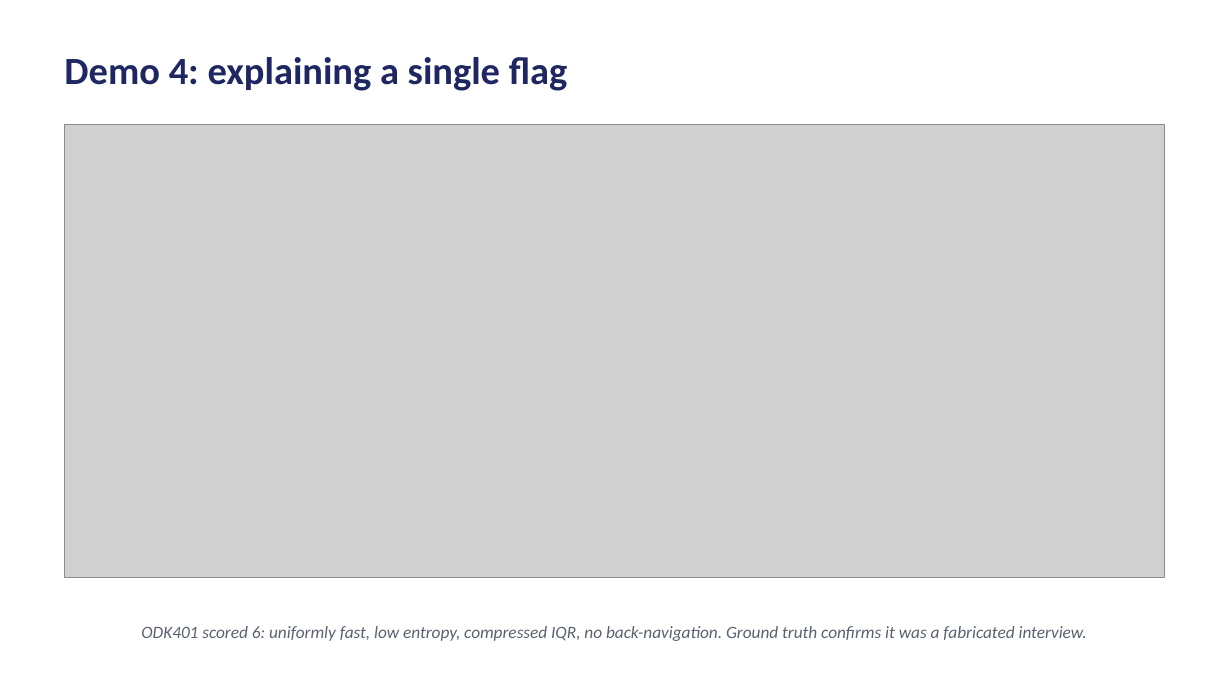
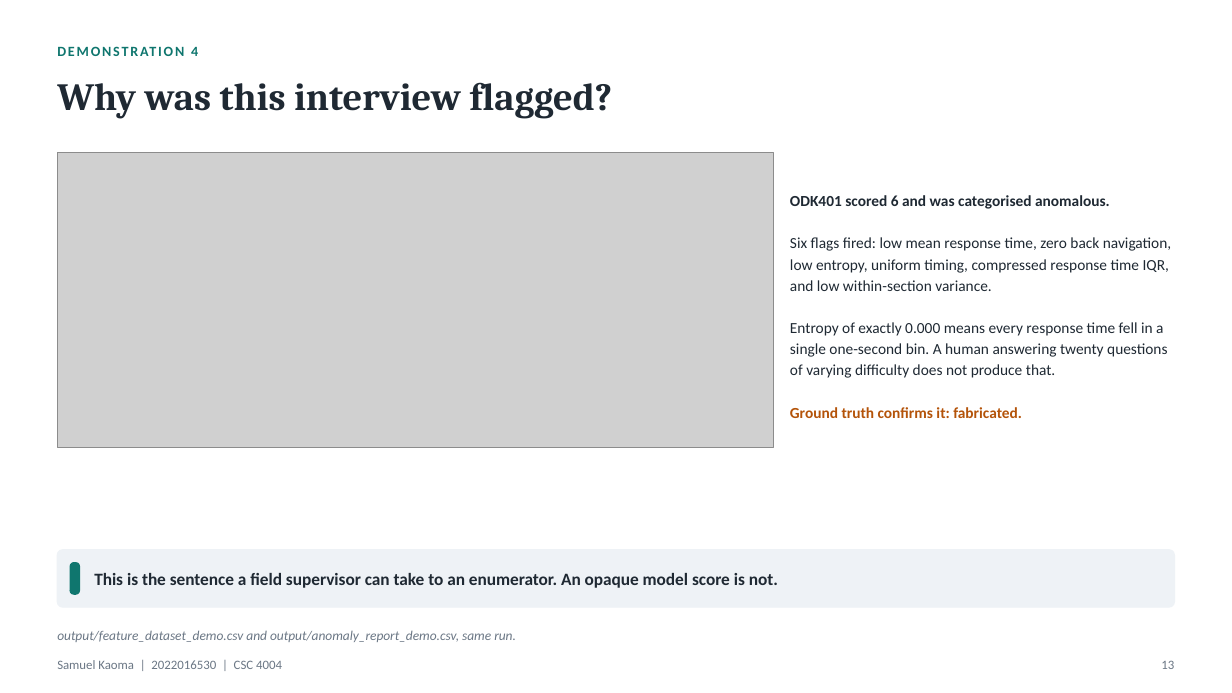
Before and after one commit to Samuelkaoma-eng/SKACE-TIME-DATA, a slide deck: slide 13 of docs/deliverables/Kaoma_Paradata_Presentation.pptx. Drawn at 1232x693 pixels with LibreOffice and Linux fonts; fonts in the diff are those of the drawing; grey boxes stand for pictures. Boxes give left, top, right and bottom in pixels: in the first picture for what was removed or moved away, otherwise in the second. Text is boxed around its words. In the diff, an @@ line names an element or a change of style, - is before the commit and + after.

Commit message:
Track the presentation's demo panels and the parity pipeline outputs
The presentation grew to 31 slides with five demo panels drawn from a live
pipeline run; the panels and the script that draws them are now committed
alongside it. The platform parity run's per-interview pipeline outputs are
tracked, as the robustness round's already are, while the inputs it
regenerates under data/platform_parity/ and the demo run's outputs are
ignored. The handwritten signature used by the Word build stays out of
version control.

The README now describes the report's appendices as A to F and names the
commands that rebuild its figures and Word files.

```diff
--- a/docs/deliverables/Kaoma_Paradata_Presentation.pptx
+++ b/docs/deliverables/Kaoma_Paradata_Presentation.pptx
@@ text at <box>191,47,198,56</box>: text changed; size 30 to 11 pt; text colour #1E2761 to #0F766E @@
-Demo 4: explaining a single flag
+DEMONSTRATION 4
@@ text added at <box>57,82,613,119</box>, 30 pt, text #1F2933, bold @@
+Why was this interview flagged?
@@ picture removed at <box>65,125,1165,578</box> @@
@@ picture added at <box>57,152,774,447</box> @@
@@ text added at <box>790,195,1171,418</box>, 12 pt, text #1F2933 @@
+ODK401 scored 6 and was categorised anomalous.
+Six flags fired: low mean response time, zero back navigation, low entropy, uniform timing, compressed response time IQR, and low within-section variance.
+Entropy of exactly 0.000 means every response time fell in a single one-second bin. A human answering twenty questions of varying difficulty does not produce that.
+Ground truth confirms it: fabricated.
@@ rounded rectangle added at <box>57,550,1175,607</box>, fill #EEF2F6, outline #EEF2F6 1 pt @@
@@ rounded rectangle added at <box>70,563,79,594</box>, fill #0F766E, outline #0F766E 1 pt @@
@@ text added at <box>94,573,778,588</box>, 13.5 pt, text #1F2933, bold @@
+This is the sentence a field supervisor can take to an enumerator. An opaque model score is not.
@@ text removed at <box>141,626,1087,641</box> @@
-ODK401 scored 6: uniformly fast, low entropy, compressed IQR, no back-navigation. Ground truth confirms it was a fabricated interview.
@@ text added at <box>57,630,516,642</box>, 10.5 pt, text #6B7785, italic @@
+output/feature_dataset_demo.csv and output/anomaly_report_demo.csv, same run.
@@ text added at <box>57,660,282,669</box>, 10 pt, text #6B7785 @@
+Samuel Kaoma | 2022016530 | CSC 4004
@@ text added at <box>1161,660,1174,669</box>, 10 pt, text #6B7785 @@
+13
```
Also in this commit, not shown: 9 other slides changed, 21 slides added, 13 slides removed, 14 other files.
